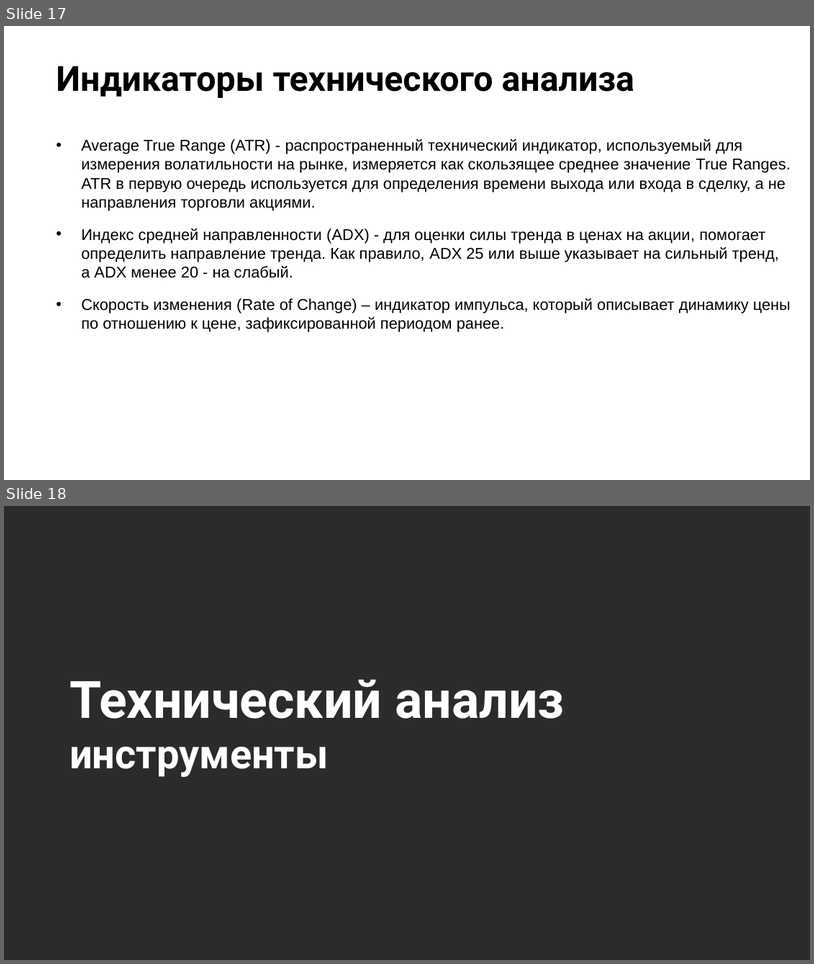
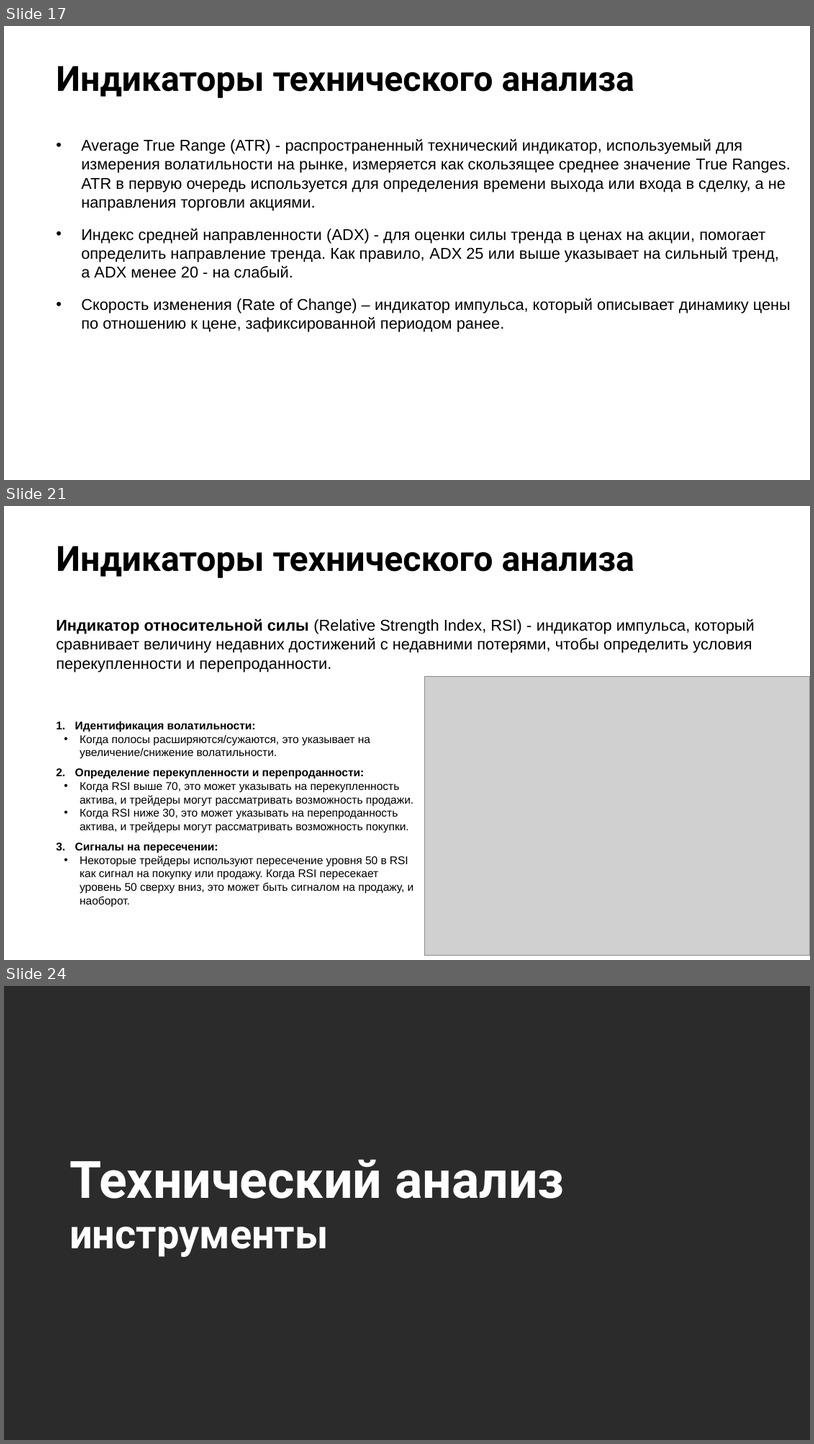
Before and after one commit to stureiko/Otus_lectures, a slide deck: FinML/Open_lesson_TechML/Presentation/TechML.pptx. Shown one above the other, each under a label of ours: slides 17 and 18 before the commit, slides 17, 21 and 24 after it; the slides between them are not shown. The pictures are 814x964 and 814x1444 pixels, drawn with LibreOffice and Linux fonts; fonts in the diff are those of the drawing; grey boxes stand for pictures; background and template pictures are left out; a plain dark background stands for a picture behind light text. Boxes give left, top, right and bottom in pixels: in the first picture for what was removed or moved away, otherwise in the second. Text is boxed around its words. In the diff, an @@ line names an element or a change of style, - is before the commit and + after.

```diff
--- a/FinML/Open_lesson_TechML/Presentation/TechML.pptx
+++ b/FinML/Open_lesson_TechML/Presentation/TechML.pptx
@@ slide 21 added at (x1=4, y1=506, x2=810, y2=960), background picture (left out) @@
@@ title added at (x1=56, y1=546, x2=635, y2=578), 31 pt, text #000000, bold @@
+Индикаторы технического анализа
@@ text added at (x1=56, y1=618, x2=754, y2=672), 14 pt, text #000000 @@
+Индикатор относительной силы (Relative Strength Index, RSI) - индикатор импульса, который сравнивает величину недавних достижений с недавними потерями, чтобы определить условия перекупленности и перепроданности.
@@ picture added at (x1=425, y1=676, x2=810, y2=955) @@
@@ text added at (x1=75, y1=721, x2=414, y2=906), 10 pt, text #000000 @@
+1. Идентификация волатильности:
+  • Когда полосы расширяются/сужаются, это указывает на увеличение/снижение волатильности.
+2. Определение перекупленности и перепроданности:
+  • Когда RSI выше 70, это может указывать на перекупленность актива, и трейдеры могут рассматривать возможность продажи.
+  • Когда RSI ниже 30, это может указывать на перепроданность актива, и трейдеры могут рассматривать возможность покупки.
+3. Сигналы на пересечении:
+  • Некоторые трейдеры используют пересечение уровня 50 в RSI как сигнал на покупку или продажу. Когда RSI пересекает уровень 50 сверху вниз, это может быть сигналом на продажу, и наоборот.
@@ what was slide 18 is now slide 24 @@
```
Also in this commit, not shown: 5 other slides added, 1 other file.
